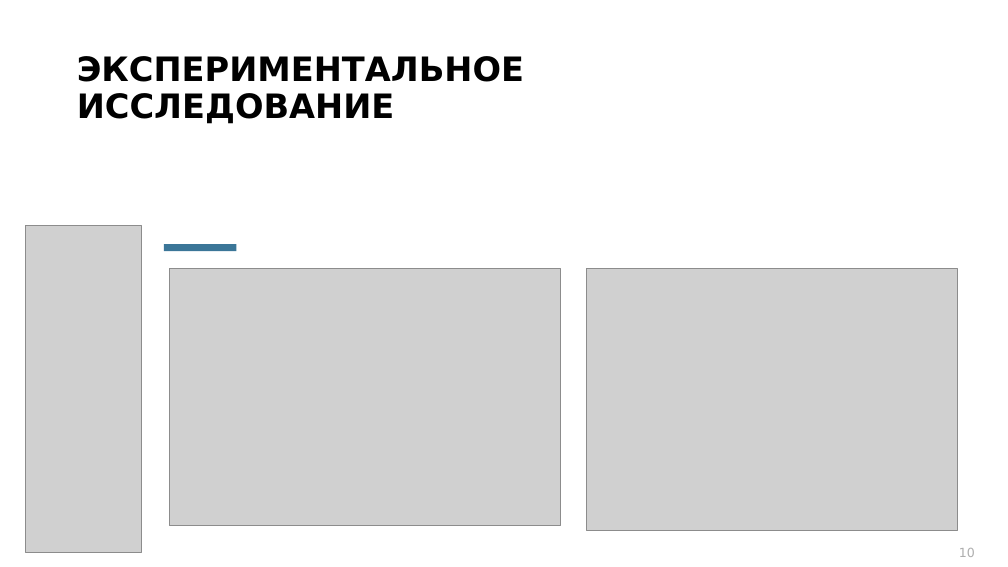
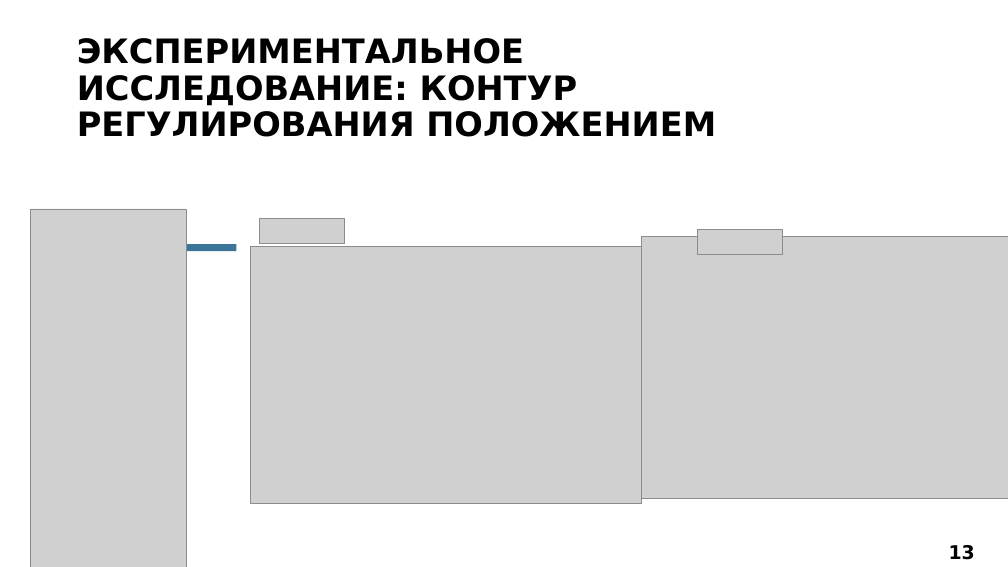
Before and after one commit to sokuroff/education, a slide deck: slide 13 of ВКР/ВКР.pptx (slide 10 before the commit). Drawn at 1008x567 pixels with LibreOffice and Linux fonts; fonts in the diff are those of the drawing; grey boxes stand for pictures; background and template pictures are left out. Boxes give left, top, right and bottom in pixels: in the first picture for what was removed or moved away, otherwise in the second. Text is boxed around its words. In the diff, an @@ line names an element or a change of style, - is before the commit and + after.

```diff
--- a/ВКР/ВКР.pptx
+++ b/ВКР/ВКР.pptx
@@ title at (77, 38, 716, 137): text changed @@
-ЭКСПЕРИМЕНТАЛЬНОЕ ИССЛЕДОВАНИЕ
+ЭКСПЕРИМЕНТАЛЬНОЕ ИССЛЕДОВАНИЕ: КОНТУР РЕГУЛИРОВАНИЯ ПОЛОЖЕНИЕМ
@@ picture: place and size @@
-picture at (26, 225, 141, 552)
+picture at (30, 209, 186, 567)
@@ picture added at (259, 219, 344, 243) @@
@@ picture: place and size @@
-picture at (586, 268, 957, 530)
+picture at (642, 237, 1008, 498)
@@ picture added at (697, 230, 782, 255) @@
@@ picture: place and size @@
-picture at (169, 268, 561, 526)
+picture at (250, 247, 642, 504)
@@ page number at (949, 545, 975, 560): text changed; size 12 to 18 pt; text colour #AEAEAE to #000000; bold on @@
-10
+13
```
Also in this commit, not shown: 6 other slides changed, 3 slides added, 2 other files.
